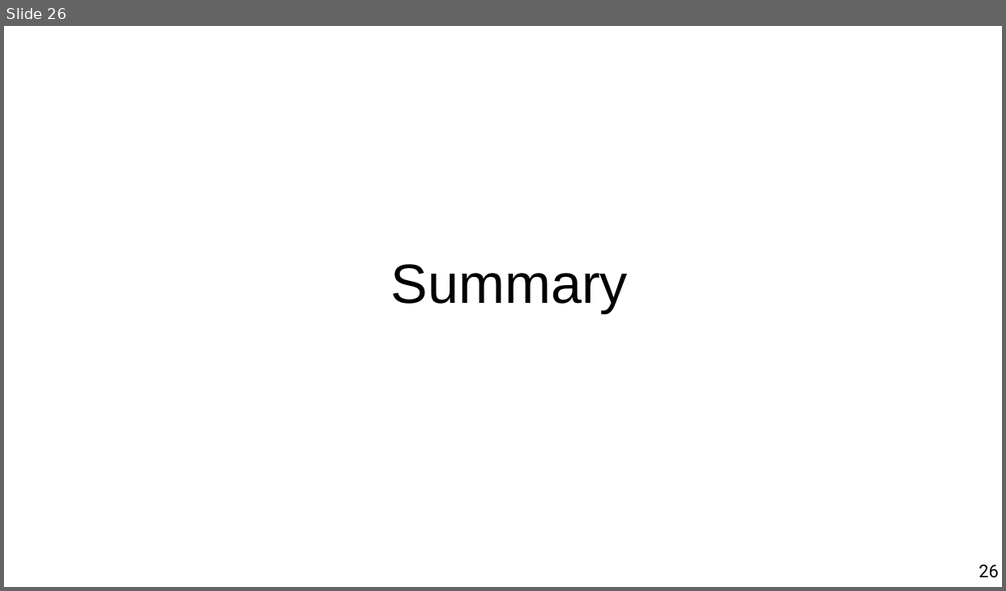
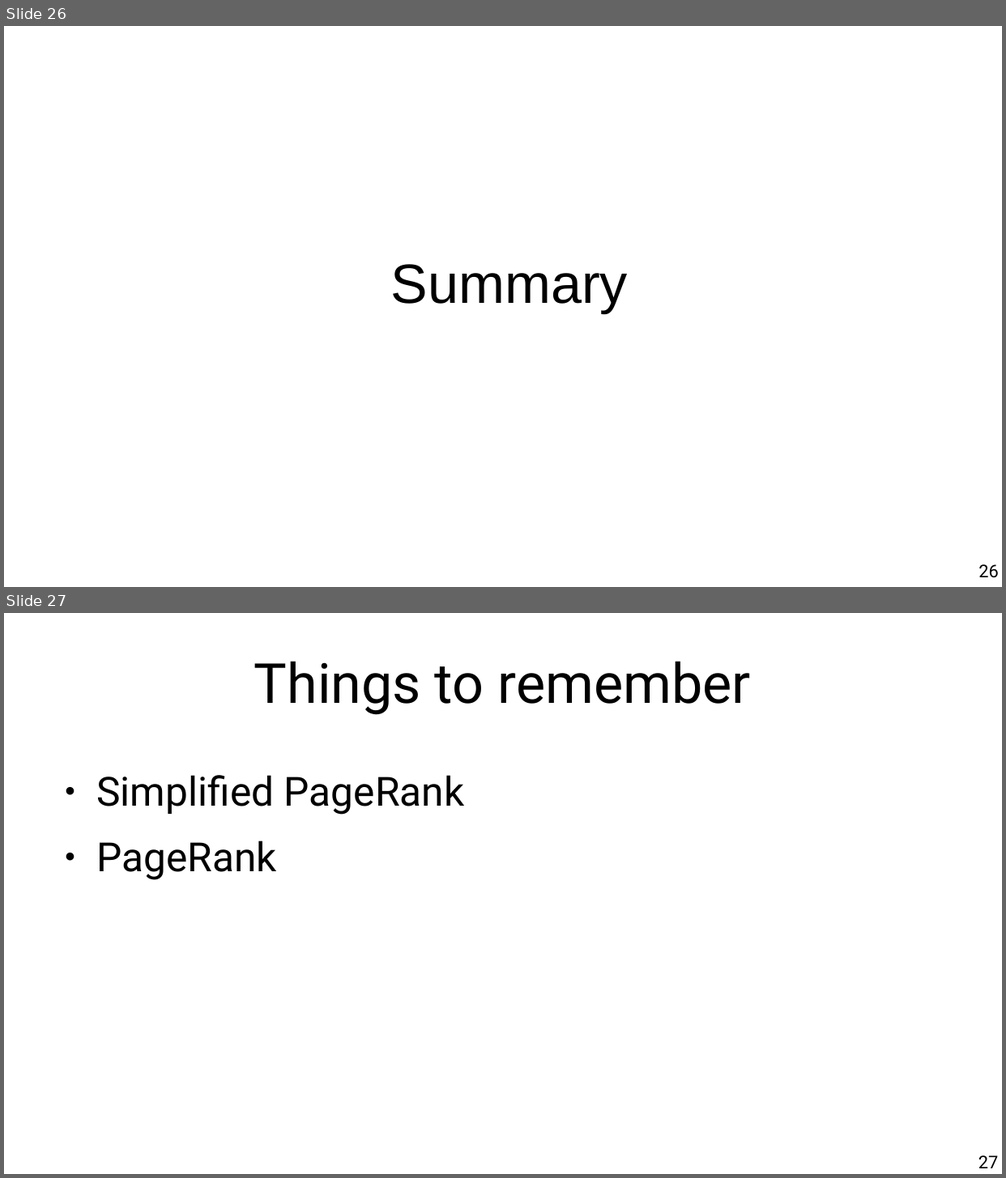
Before and after one commit to chatox/networks-science-course, a slide deck: theory/odp/tt15_pagerank.odp. Shown one above the other, each under a label of ours: slide 26 before the commit, slides 26 and 27 after it. The pictures are 1006x591 and 1006x1178 pixels, drawn with LibreOffice and Linux fonts; fonts in the diff are those of the drawing. Boxes give left, top, right and bottom in pixels: in the first picture for what was removed or moved away, otherwise in the second. Text is boxed around its words. In the diff, an @@ line names an element or a change of style, - is before the commit and + after.

```diff
--- a/theory/odp/tt15_pagerank.odp
+++ b/theory/odp/tt15_pagerank.odp
@@ slide 27 added at bbox=[4, 613, 1002, 1174], background #FFFFFF @@
@@ title added at bbox=[254, 661, 751, 715], 44 pt, text #000000 @@
+Things to remember
@@ text added at bbox=[96, 775, 465, 880], 32 pt, text #000000 @@
+● Simplified PageRank
+● PageRank
@@ page number added at bbox=[978, 1156, 998, 1169], 14 pt, text #000000 @@
+27
```
Also in this commit, not shown: 9 slides changed, 1 slide removed, 38 other files.
